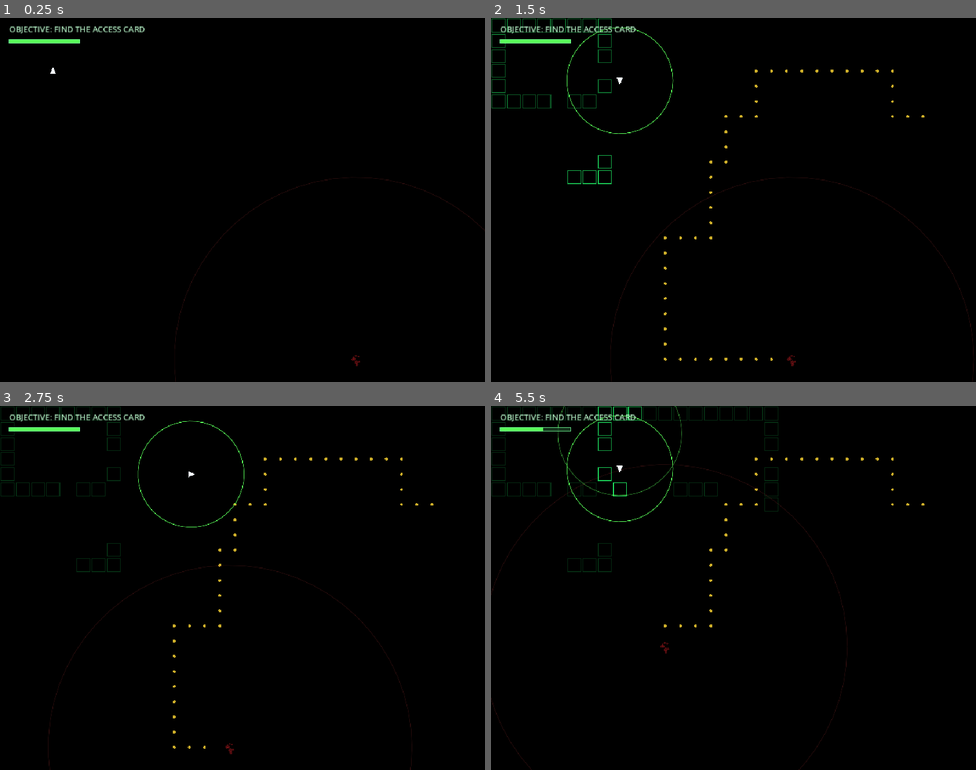
Above: before the commit, frames 1-4 (two rows, left to right).
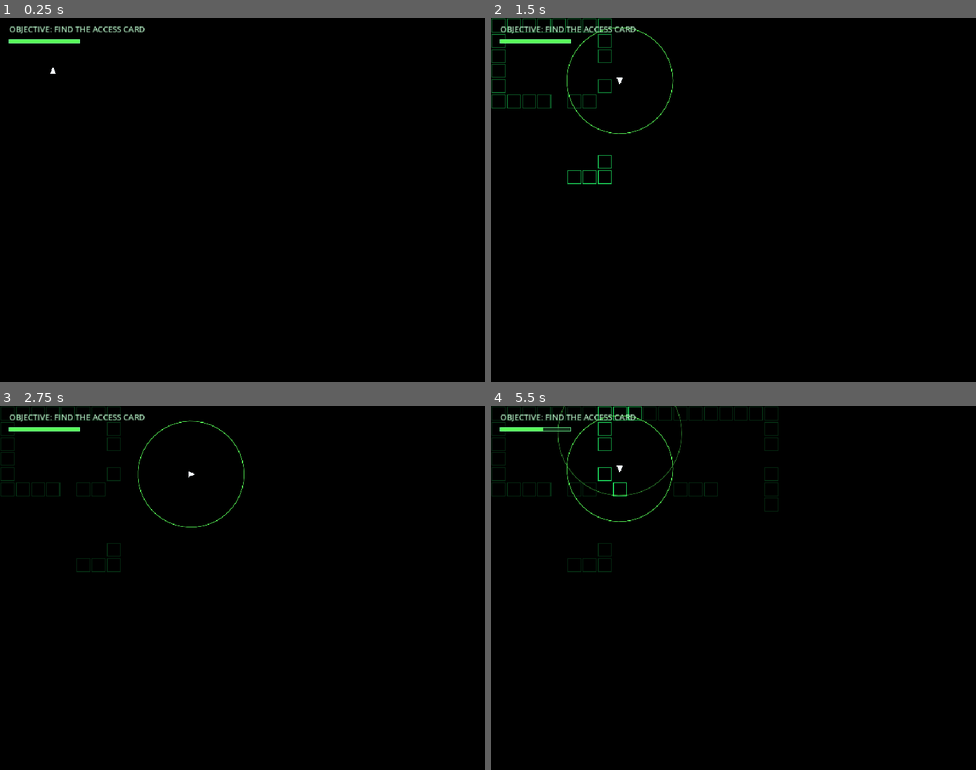
Above: after the commit, the same moments.

Repository: UnderstoodUseYourUsernameHere/Sonar
Game: Godot game, scene res://scenes/main.tscn
Two runs of this game, one before a commit and one after it. Both use one fixed random seed, a clock stepped at 60 frames per second and the inputs below.
Inputs (mouse positions are in pixels of both pictures, inside the frame that each line leads up to):
- Up to frame 1 (0.25 s): no input
- Up to frame 2 (1.5 s): tap Enter at 0.5 s; move the mouse to (840, 181) at 0.52 s; hold Right (move_right) 0.53-1.28 s; tap Space (ping) at 0.6 s; click (840, 181) at 0.67 s; move the mouse to (636, 218) at 1.27 s; hold S (move_down) from 1.28 s (still down); tap Alt at 1.35 s
- Up to frame 3 (2.75 s): move the mouse to (291, 507) at 2.02 s; release S (move_down) at 2.03 s; hold Right (move_right) from 2.03 s (still down); tap Shift at 2.1 s
- Up to frame 4 (5.5 s): move the mouse to (709, 660) at 2.77 s; release Right (move_right) at 2.78 s; hold W (move_up) 2.78-3.53 s; tap one key every 0.75 s from 2.85 s: Space (ping) Alt Shift Space (ping); click (709, 660) at 2.92 s; move the mouse to (879, 642) at 3.52 s; hold Left (move_left) 3.53-5.03 s; move the mouse to (588, 533) at 4.27 s; move the mouse to (757, 588) at 5.02 s; hold S (move_down) from 5.03 s (still down); click (757, 588) at 5.17 s

The runs differ from the first frame. In frame 1, 0.1% of the frame differs, in the area x 36-100%, y 43-100%; in frame 2, 0.4%, in the area x 24-100%, y 14-100%; in frame 3, 0.3%; in frame 4, 0.4%.

Commit message:
Rename monster hunting state to searching

Diff:
--- a/scripts/main.gd
+++ b/scripts/main.gd
@@ -28,11 +28,11 @@
 
 const MONSTER_ROAM_MOVE_TIME: float = 0.26
 const MONSTER_INVESTIGATE_MOVE_TIME: float = 0.12
-const MONSTER_HUNT_MOVE_TIME: float = 0.20
-
-const MONSTER_HUNT_DURATION: float = 4.5
-const MONSTER_HUNT_RADIUS: int = 3
-const MONSTER_HUNT_WAIT: float = 0.25
+const MONSTER_SEARCH_MOVE_TIME: float = 0.20
+
+const MONSTER_SEARCH_DURATION: float = 4.5
+const MONSTER_SEARCH_RADIUS: int = 3
+const MONSTER_SEARCH_WAIT: float = 0.25
 const MONSTER_SNAPSHOT_FADE_DURATION: float = 1.5
 
 const MONSTER_COLOR: Color = Color(0.85, 0.12, 0.15, 1.0)
@@ -50,7 +50,7 @@
 const EXIT_DIM_ALPHA: float = 0.30
 const EXIT_FLASH_DURATION: float = 1.0
 
-const DEBUG_SHOW_MONSTER: bool = true
+const DEBUG_SHOW_MONSTER: bool = false
 
 const MAP_ROWS: Array[String] = [
 	"################################",
@@ -92,7 +92,7 @@
 enum MonsterState {
 	ROAMING,
 	INVESTIGATING,
-	HUNTING
+	SEARCHING
 }
 
 var map_width: int = 0
@@ -145,9 +145,9 @@
 var monster_investigation_target: Vector2i = Vector2i.ZERO
 var monster_needs_new_path: bool = false
 
-var monster_hunt_center: Vector2i = Vector2i.ZERO
-var monster_hunt_time_remaining: float = 0.0
-var monster_hunt_wait_remaining: float = 0.0
+var monster_search_center: Vector2i = Vector2i.ZERO
+var monster_search_time_remaining: float = 0.0
+var monster_search_wait_remaining: float = 0.0
 var monster_snapshot_position: Vector2 = Vector2.ZERO
 var monster_snapshot_time: float = -1000.0
 
@@ -360,8 +360,8 @@
 	match monster_state:
 		MonsterState.INVESTIGATING:
 			return MONSTER_INVESTIGATE_MOVE_TIME
-		MonsterState.HUNTING:
-			return MONSTER_HUNT_MOVE_TIME
+		MonsterState.SEARCHING:
+			return MONSTER_SEARCH_MOVE_TIME
 		_:
 			return MONSTER_ROAM_MOVE_TIME
 
@@ -438,29 +438,29 @@
 	monster_roam_wait_remaining = 0
 
 
-func _begin_monster_hunt(center_cell: Vector2i) -> void:
-	monster_state = MonsterState.HUNTING
-	monster_hunt_center = center_cell
-	monster_hunt_time_remaining = MONSTER_HUNT_DURATION
-	monster_hunt_wait_remaining = 0.0
+func _begin_monster_search(center_cell: Vector2i) -> void:
+	monster_state = MonsterState.SEARCHING
+	monster_search_center = center_cell
+	monster_search_time_remaining = MONSTER_SEARCH_DURATION
+	monster_search_wait_remaining = 0.0
 	monster_path.clear()
 
-func _pick_monster_hunt_target() -> Vector2i:
+func _pick_monster_search_target() -> Vector2i:
 	var candidates: Array[Vector2i] = []
 
 	for cell in walkable_cells:
 		var distance: int = (
-			absi(cell.x - monster_hunt_center.x) + absi(cell.y - monster_hunt_center.y)
+			absi(cell.x - monster_search_center.x) + absi(cell.y - monster_search_center.y)
 		)
 
 		if (
 			distance > 0
-			and distance <= MONSTER_HUNT_RADIUS
+			and distance <= MONSTER_SEARCH_RADIUS
 			and cell != monster_cell
 		):
 			candidates.append(cell)
 	if candidates.is_empty():
-		return monster_hunt_center
+		return monster_search_center
 
 	var random_index: int = monster_rng.randi_range(0, candidates.size() - 1)
 
@@ -476,7 +476,7 @@
 
 	if monster_path.is_empty():
 		if monster_cell == monster_investigation_target:
-			_begin_monster_hunt(monster_investigation_target)
+			_begin_monster_search(monster_investigation_target)
 		else:
 			push_warning("Monster couldnt reach ping location?!")
 			monster_state = MonsterState.ROAMING
@@ -485,10 +485,10 @@
 		return
 
 
-func _update_monster_hunting(delta: float) -> void:
-	monster_hunt_time_remaining -= delta
-
-	if monster_hunt_time_remaining <= 0.0:
+func _update_monster_searching(delta: float) -> void:
+	monster_search_time_remaining -= delta
+
+	if monster_search_time_remaining <= 0.0:
 		monster_path.clear()
 
 		if not is_monster_moving:
@@ -503,17 +503,17 @@
 	if not monster_path.is_empty():
 		return
 
-	monster_hunt_wait_remaining -= delta
-
-	if monster_hunt_wait_remaining > 0.0:
-		return
-
-	var target_cell: Vector2i = _pick_monster_hunt_target()
+	monster_search_wait_remaining -= delta
+
+	if monster_search_wait_remaining > 0.0:
+		return
+
+	var target_cell: Vector2i = _pick_monster_search_target()
 
 	if target_cell != monster_cell:
 		_set_monster_path(target_cell)
 
-	monster_hunt_wait_remaining = MONSTER_HUNT_WAIT
+	monster_search_wait_remaining = MONSTER_SEARCH_WAIT
 
 func _process(delta: float) -> void:
 	if not map_is_valid:
@@ -711,8 +711,8 @@
 		MonsterState.INVESTIGATING:
 			_update_monster_investigating()
 
-		MonsterState.HUNTING:
-			_update_monster_hunting(delta)
+		MonsterState.SEARCHING:
+			_update_monster_searching(delta)
 
 func _reveal_walls_for_pulse(pulse: SonarPulse) -> void:
 	for cell in wall_cells:
@@ -1046,8 +1046,8 @@
 	if monster_state == MonsterState.INVESTIGATING:
 		target_center = _cell_center(monster_investigation_target)
 		marker_color = Color(1.0, 0.55, 0.1, 0.9)
-	elif monster_state == MonsterState.HUNTING:
-		target_center = _cell_center(monster_hunt_center)
+	elif monster_state == MonsterState.SEARCHING:
+		target_center = _cell_center(monster_search_center)
 		marker_color = Color(0.7, 0.2, 1.0, 0.9)
 	else:
 		return
